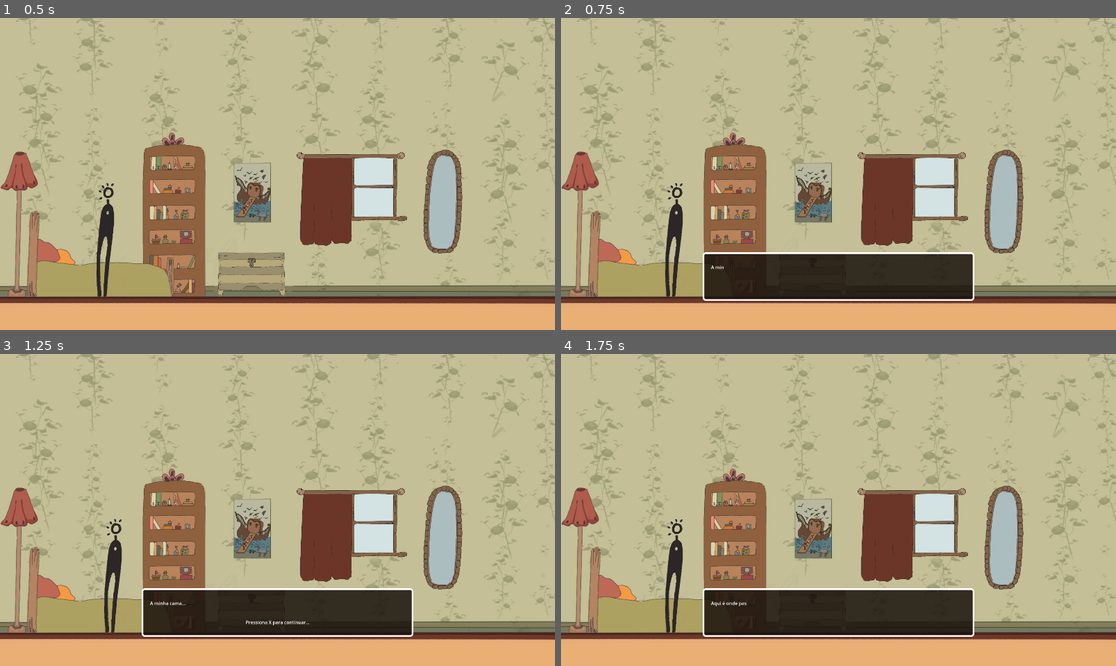
Above: before the commit, frames 1-4 (two rows, left to right).
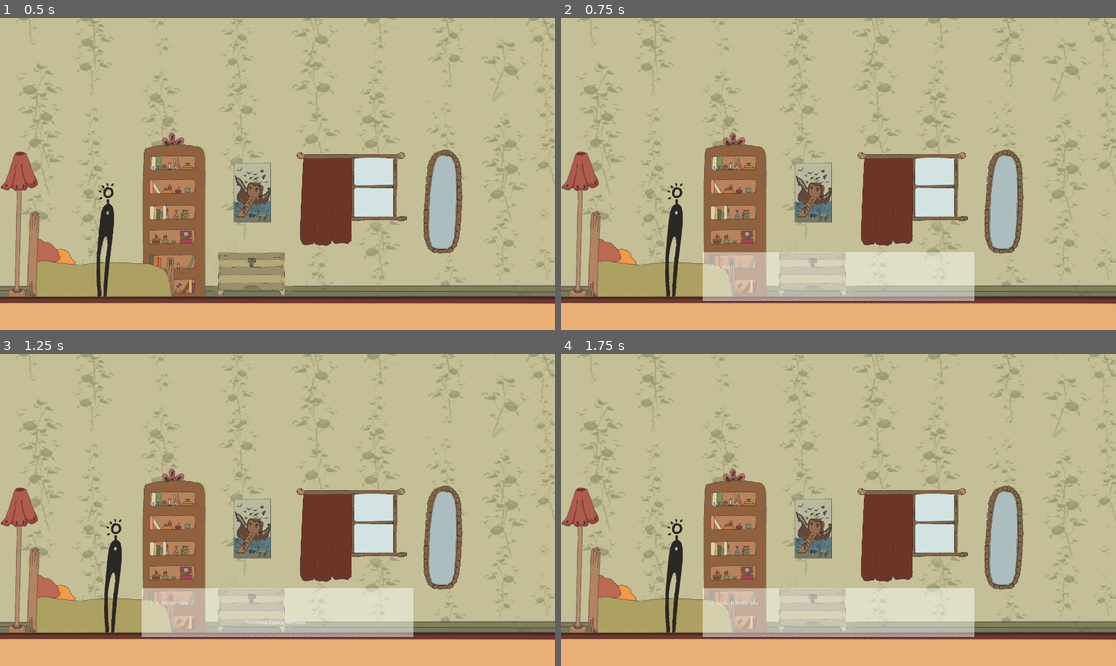
Above: after the commit, the same moments.

Repository: MVP0TAT0/A-viagem-de-noe
Game: Godot game, scene res://scenes/main.tscn
The game is run twice, just before and just after one commit, with the same random seed, the same clock (stepped at 60 frames per second) and the same inputs.
Inputs:
- Up to frame 1 (0.5 s): no input
- Up to frame 2 (0.75 s): tap Enter at 0.5 s; hold Right (ui_right) from 0.53 s (still down); tap Space (interact) at 0.6 s
- Up to frame 3 (1.25 s): keep holding Right (ui_right)
- Up to frame 4 (1.75 s): tap Space (interact) at 1.25, 1.35 s; release Right (ui_right) at 1.28 s; hold Down (ui_down) from 1.28 s (still down)

Frame 1 is identical in both runs. In frame 2, 7.5% of the frame differs, in the area x 25-75%, y 75-91%; in frame 3, 7.5%; in frame 4, 7.5%.

Commit message:
dialog_border
dialogo a branco bonitinho
(tem bugs)

Diff:
--- a/scenes/dialog_box.tscn
+++ b/scenes/dialog_box.tscn
@@ -1,6 +1,7 @@
-[gd_scene load_steps=2 format=3 uid="uid://s07natis6oh1"]
+[gd_scene load_steps=3 format=3 uid="uid://s07natis6oh1"]
 
 [ext_resource type="Script" uid="uid://ds2b0kq6ym1we" path="res://scripts/dialog_box.gd" id="1_igbyk"]
+[ext_resource type="Script" uid="uid://cyifllftomjv1" path="res://scripts/panel.gd" id="2_tihiy"]
 
 [node name="DialogBox" type="CanvasLayer"]
 script = ExtResource("1_igbyk")
@@ -15,6 +16,7 @@
 offset_bottom = -101.0
 grow_horizontal = 2
 grow_vertical = 2
+script = ExtResource("2_tihiy")
 
 [node name="CharacterName" type="Label" parent="Panel"]
 layout_mode = 0
@@ -29,7 +31,7 @@
 anchor_bottom = 1.0
 offset_left = 29.0
 offset_top = -128.0
-offset_right = -22.0
+offset_right = 109.0
 offset_bottom = -95.0
 grow_horizontal = 2
 grow_vertical = 0
--- a/scripts/dialog_box.gd
+++ b/scripts/dialog_box.gd
@@ -14,7 +14,7 @@
 var current_line = 0
 var show_choices_after = false
 var final_choices = []
-var selected_choice = 0  # 0 = good, 1 = bad
+var selected_choice = 0
 var choosing = false
 var can_continue = false
 
@@ -23,21 +23,55 @@
 var empty_style := StyleBoxFlat.new()
 
 func _ready():
-	_apply_handmade_frame_style()
+	# Fonte estilo terminal
+	var terminal_font = preload("res://fonts/JetBrainsMono-Regular.ttf")
 
-func _apply_handmade_frame_style():
-	var frame_style := StyleBoxFlat.new()
-	frame_style.bg_color = Color(0.1, 0.07, 0.05, 0.85)  # dark semi-transparent
-	frame_style.border_color = Color(1, 1, 1)
-	frame_style.set_border_width_all(6)
-	frame_style.set_corner_radius_all(10)
-	panel.add_theme_stylebox_override("panel", frame_style)
+	character_name_label.add_theme_font_override("font", terminal_font)
+	dialog_text.add_theme_font_override("font", terminal_font)
+	character_name_label.add_theme_color_override("font_color", Color.WHITE)
+	dialog_text.add_theme_color_override("font_color", Color.WHITE)
 
-	character_name_label.add_theme_color_override("font_color", Color.WHITE)
-	character_name_label.add_theme_font_size_override("font_size", 18)
+	# Fundo preto translúcido, sem StyleBox
+	panel.modulate = Color(255, 255, 255, 0.8)
+	panel.add_theme_stylebox_override("panel", null)
+
+	# Redesenhar borda tracejada
+	panel.queue_redraw()
+	panel.connect("draw", _on_panel_draw)
+
+func _on_panel_draw():
+	var dash_len = 8
+	var gap = 4
+	var thickness = 1
+	var color = Color(1, 1, 1)  # Branco
+	var rect = panel.get_rect()
+
+	# Topo
+	var x = 0
+	while x < rect.size.x:
+		panel.draw_line(Vector2(x, 0), Vector2(min(x + dash_len, rect.size.x), 0), color, thickness)
+		x += dash_len + gap
+
+	# Fundo
+	x = 0
+	while x < rect.size.x:
+		panel.draw_line(Vector2(x, rect.size.y - 1), Vector2(min(x + dash_len, rect.size.x), rect.size.y - 1), color, thickness)
+		x += dash_len + gap
+
+	# Esquerda
+	var y = 0
+	while y < rect.size.y:
+		panel.draw_line(Vector2(0, y), Vector2(0, min(y + dash_len, rect.size.y)), color, thickness)
+		y += dash_len + gap
+
+	# Direita
+	y = 0
+	while y < rect.size.y:
+		panel.draw_line(Vector2(rect.size.x - 1, y), Vector2(rect.size.x - 1, min(y + dash_len, rect.size.y)), color, thickness)
+		y += dash_len + gap
 
 func set_character_name(name: String):
-	character_name_label.text = name
+	character_name_label.text = "│ " + name
 
 func set_dialog_sequence(lines: Array, show_choices := false, good_text := "", bad_text := "", character_name := ""):
 	dialog_lines = lines
@@ -59,7 +93,7 @@
 	_start_typewriter(dialog_lines[current_line])
 
 func _start_typewriter(text: String) -> void:
-	dialog_text.text = ""
+	dialog_text.text = "│ "
 	var char_index = 0
 
 	while char_index < text.length():
@@ -93,8 +127,8 @@
 			_update_text()
 
 func _show_choices():
-	border_style.set_border_width_all(3)
-	border_style.border_color = Color(1, 1, 1)  # White border
+	border_style.set_border_width_all(1)
+	border_style.border_color = Color(1, 1, 1)
 	empty_style.set_border_width_all(0)
 
 	continue_label.visible = false
@@ -114,8 +148,15 @@
 	bad_choice_button.add_theme_color_override("font_color", white)
 
 	var is_good_selected = selected_choice == 0
+
+	# Atualizar texto com seta apenas no botão selecionado
+	good_choice_button.text = ("→ " if is_good_selected else "") + final_choices[0]
+	bad_choice_button.text = ("" if is_good_selected else "→ ") + final_choices[1]
+
+	# Atualizar estilo da borda (opcional, se quiseres manter a borda branca)
 	good_choice_button.add_theme_stylebox_override("normal", border_style if is_good_selected else empty_style)
 	bad_choice_button.add_theme_stylebox_override("normal", border_style if not is_good_selected else empty_style)
+
 
 func _on_good_choice_pressed():
 	emit_signal("choice_made", 0)
--- a/scripts/menu.gd
+++ b/scripts/menu.gd
@@ -9,35 +9,35 @@
 var current_selection=0
 
 func _ready():
-    set_current_selection(0)
+	set_current_selection(0)
 
 func _process(delta):
-    if Input.is_action_just_pressed("ui_down") and current_selection<2:
-        current_selection+=1
-        set_current_selection(current_selection)
-    elif Input.is_action_just_pressed("ui_up") and current_selection>0:
-        current_selection-=1
-        set_current_selection(current_selection)
-    elif Input.is_action_just_pressed("interact"):
-        # Return to main room
-        get_tree().change_scene_to_file("res://scenes/main.tscn")
+	if Input.is_action_just_pressed("ui_down") and current_selection<2:
+		current_selection+=1
+		set_current_selection(current_selection)
+	elif Input.is_action_just_pressed("ui_up") and current_selection>0:
+		current_selection-=1
+		set_current_selection(current_selection)
+	elif Input.is_action_just_pressed("interact"):
+		# Return to main room
+		get_tree().change_scene_to_file("res://scenes/main.tscn")
 
 func handle_selection(_current_selection):
-    if _current_selection==0:
-        get_parent().add_child(first_scene.instance())
-        queue_free()
-    elif _current_selection==1:
-        print("Add!")
-    elif _current_selection==2:
-        get_tree().quit()
+	if _current_selection==0:
+		get_parent().add_child(first_scene.instance())
+		queue_free()
+	elif _current_selection==1:
+		print("Add!")
+	elif _current_selection==2:
+		get_tree().quit()
 
 func set_current_selection(_current_selection):
-    selector_one.text = ""
-    selector_two.text = ""
-    selector_three.text = ""
-    if _current_selection==0:
-        selector_one.text=">"
-    elif _current_selection==1:
-        selector_two.text=">"
-    elif _current_selection==2:
-        selector_three.text=">"
+	selector_one.text = ""
+	selector_two.text = ""
+	selector_three.text = ""
+	if _current_selection==0:
+		selector_one.text=">"
+	elif _current_selection==1:
+		selector_two.text=">"
+	elif _current_selection==2:
+		selector_three.text=">"
--- /dev/null
+++ b/scripts/panel.gd
@@ -0,0 +1,36 @@
+extends Panel
+
+func _ready():
+	queue_redraw()
+
+func _draw():
+	var dash_len = 5
+	var gap = 14
+	var thickness = 1
+	var color = Color(1, 1, 1)
+	var rect = get_rect()
+
+
+	# Topo
+	var x = 0
+	while x < rect.size.x:
+		draw_line(Vector2(x, 0), Vector2(min(x + dash_len, rect.size.x), 0), color, thickness)
+		x += dash_len + gap
+
+	# Fundo
+	x = 0
+	while x < rect.size.x:
+		draw_line(Vector2(x, rect.size.y - 1), Vector2(min(x + dash_len, rect.size.x), rect.size.y - 1), color, thickness)
+		x += dash_len + gap
+
+	# Esquerda
+	var y = 0
+	while y < rect.size.y:
+		draw_line(Vector2(0, y), Vector2(0, min(y + dash_len, rect.size.y)), color, thickness)
+		y += dash_len + gap
+
+	# Direita
+	y = 0
+	while y < rect.size.y:
+		draw_line(Vector2(rect.size.x - 1, y), Vector2(rect.size.x - 1, min(y + dash_len, rect.size.y)), color, thickness)
+		y += dash_len + gap
Binary file added: fonts/JetBrainsMono-Regular.ttf
Not shown, added: fonts/JetBrainsMono-Regular.ttf.import
Not shown, added: scripts/panel.gd.uid
